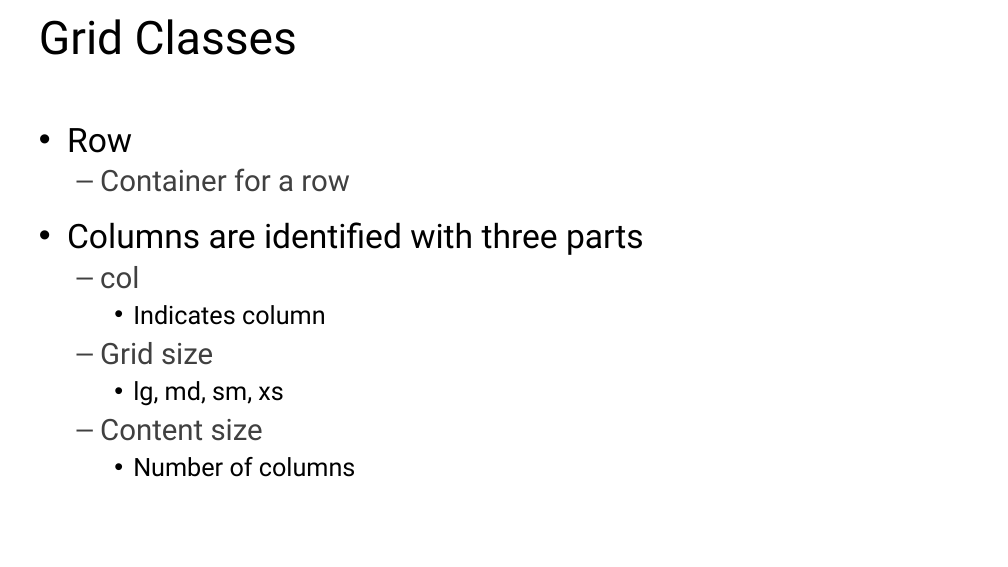
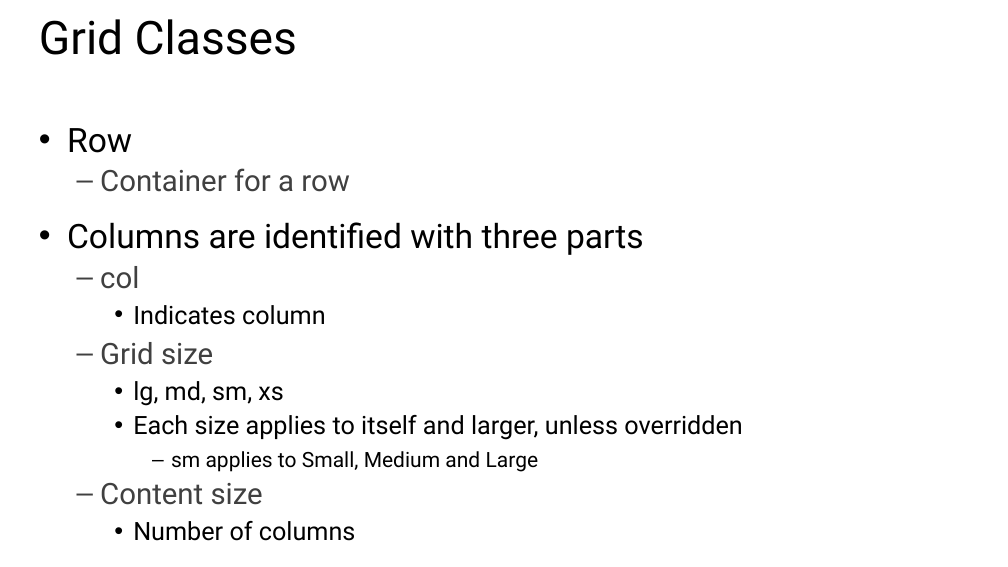
Before and after one commit to zmy/Bootstrap-edX, a slide deck: slide 6 of Slides/Week 1 - Part 2 - Page layout.pptx. Drawn at 1008x567 pixels with LibreOffice and Linux fonts; fonts in the diff are those of the drawing. Boxes give left, top, right and bottom in pixels: in the first picture for what was removed or moved away, otherwise in the second. Text is boxed around its words. In the diff, an @@ line names an element or a change of style, - is before the commit and + after.

```diff
--- a/Slides/Week 1 - Part 2 - Page layout.pptx
+++ b/Slides/Week 1 - Part 2 - Page layout.pptx
@@ text at (133,415,742,472): paragraphs added @@
+    • Each size applies to itself and larger, unless overridden
+      – sm applies to Small, Medium and Large
```
Also in this commit, not shown: 1 other slide changed, 1 other file.
